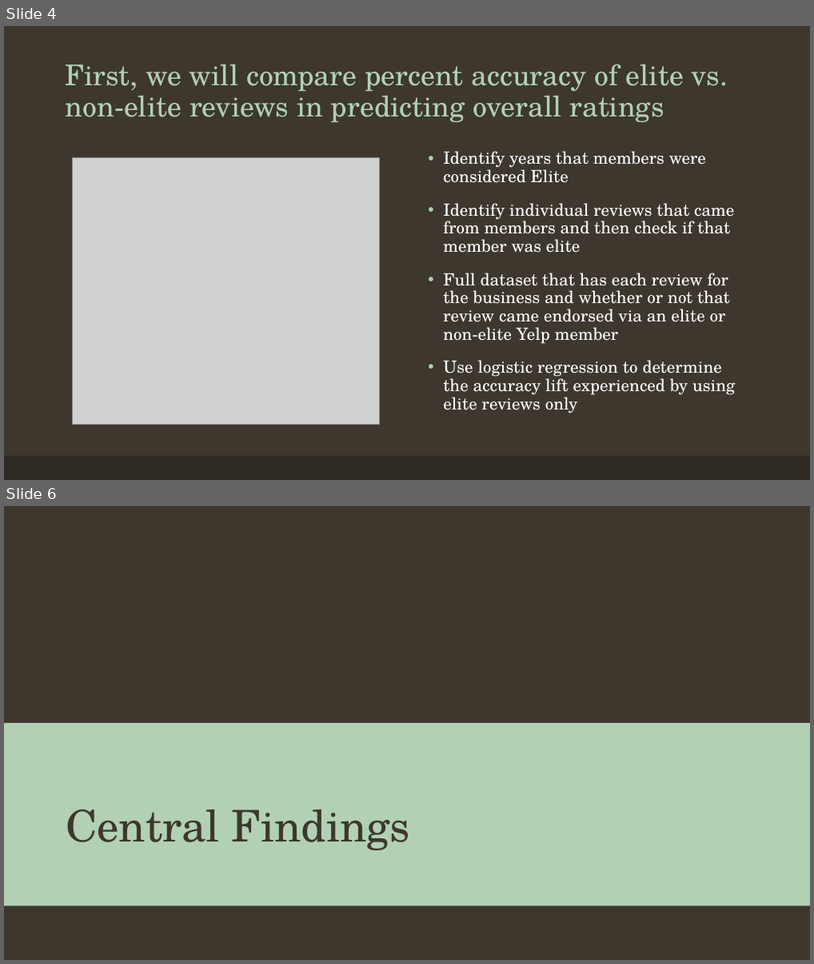
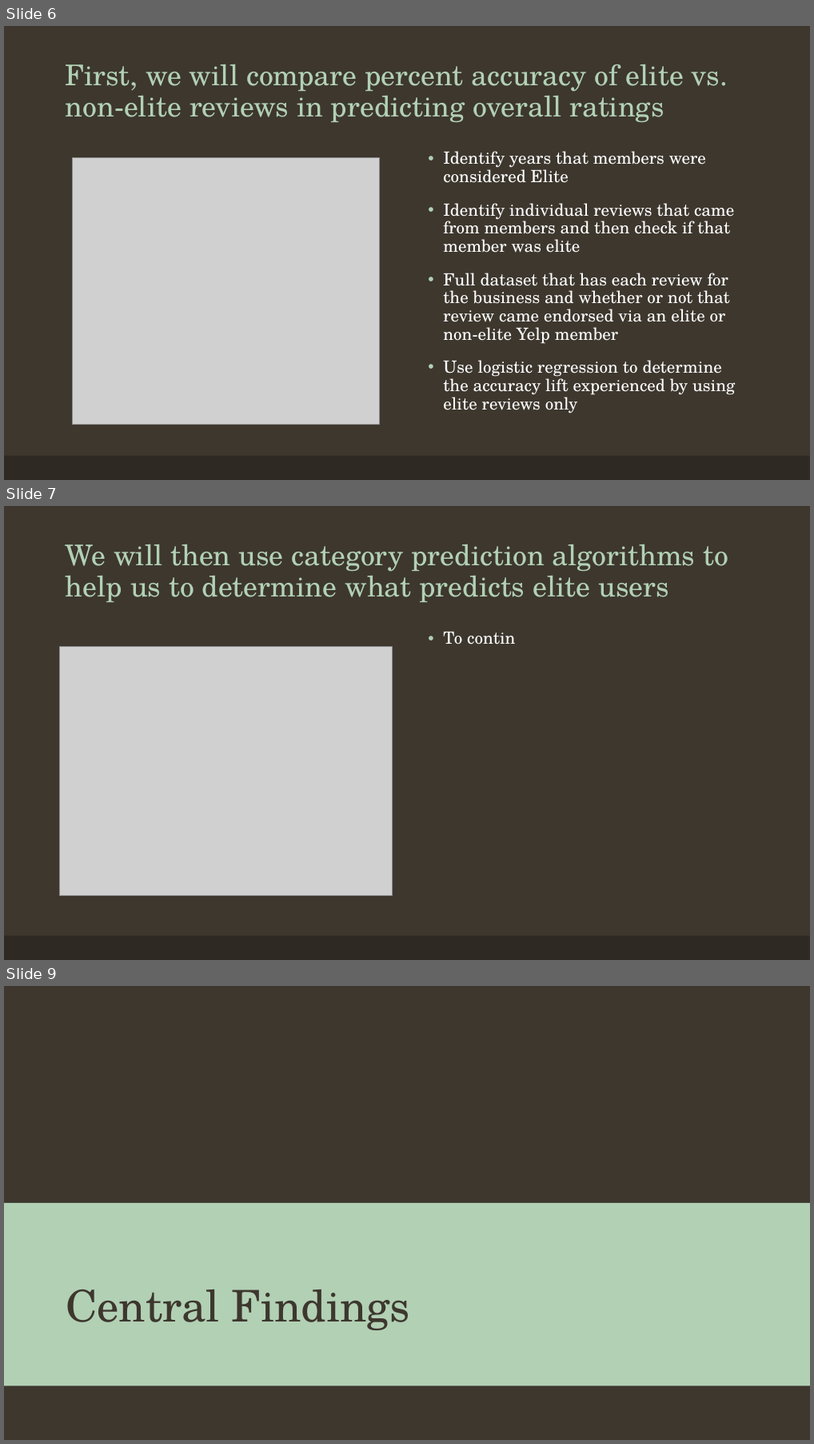
Before and after one commit to melissaaccorso/yelpelite, a slide deck: The Yelp Elite_Presentation.pptx. Shown one above the other, each under a label of ours: slides 4 and 6 before the commit, slides 6, 7 and 9 after it; the slides between them are not shown. The pictures are 814x964 and 814x1444 pixels, drawn with LibreOffice and Linux fonts; fonts in the diff are those of the drawing; grey boxes stand for pictures; background and template pictures are left out. Boxes give left, top, right and bottom in pixels: in the first picture for what was removed or moved away, otherwise in the second. Text is boxed around its words. In the diff, an @@ line names an element or a change of style, - is before the commit and + after.

```diff
--- a/The Yelp Elite_Presentation.pptx
+++ b/The Yelp Elite_Presentation.pptx
@@ slide 7 added at (x1=4, y1=506, x2=810, y2=960), background #3D372E; not listed: 1 template element that a slide beside it also shows @@
@@ title added at (x1=66, y1=544, x2=729, y2=602), 34 pt, text #B2D0B4 @@
+We will then use category prediction algorithms to help us to determine what predicts elite users
@@ picture added at (x1=60, y1=646, x2=392, y2=896) @@
@@ text added at (x1=443, y1=632, x2=515, y2=644), 20 pt, text #FFFFFF @@
+• To contin
@@ what was slide 4 is now slide 6 @@
@@ what was slide 6 is now slide 9 @@
```
Also in this commit, not shown: 5 other slides added, 11 slides removed, 11 other files.
